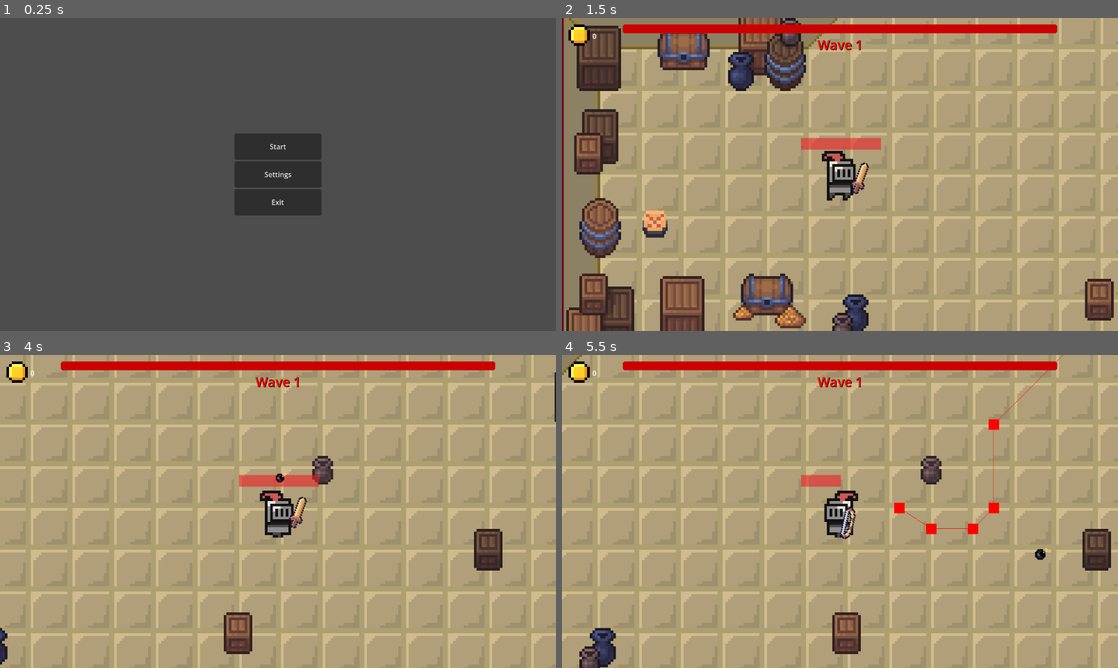
Above: before the commit, frames 1-4 (two rows, left to right).
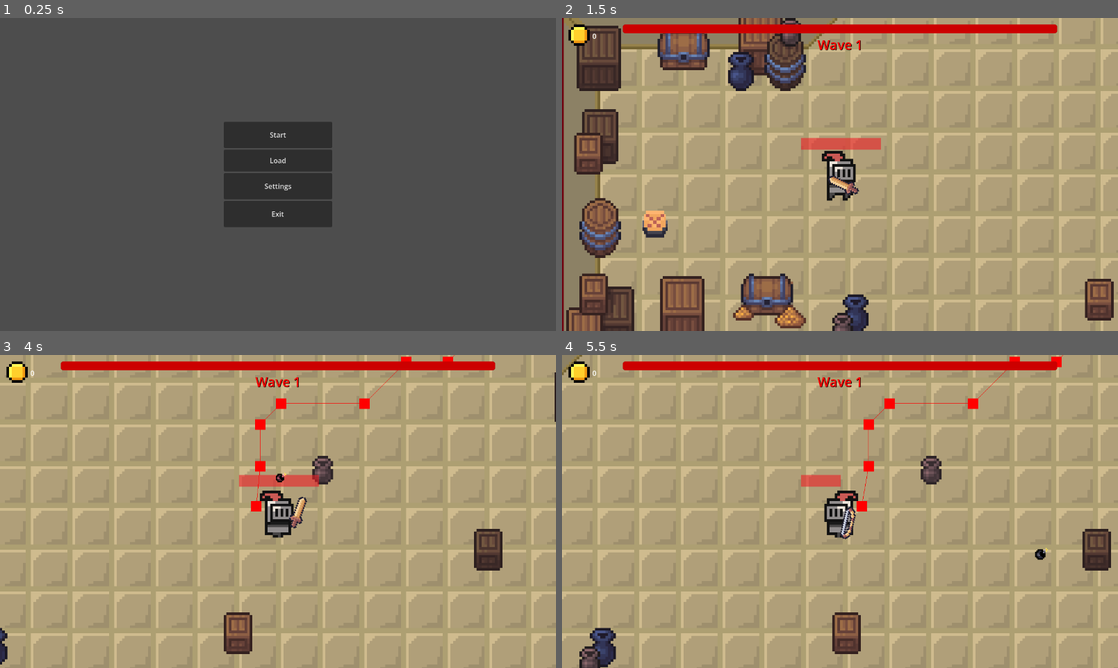
Above: after the commit, the same moments.

Repository: DavydGladius/Gladiator
Game: Godot game, scene res://Scenes/main_menu.tscn
The game is run twice, just before and just after one commit, with the same random seed, the same clock (stepped at 60 frames per second) and the same inputs. Sound files missing from this copy of the repository are replaced by a short silence.
Inputs (mouse positions are in pixels of both pictures, inside the frame that each line leads up to):
- Up to frame 1 (0.25 s): no input
- Up to frame 2 (1.5 s): click (840, 161) at 0.5 s, where only the run after the commit has a clickable "Load"; click (840, 146) at 1.25 s, where only the run before the commit has a clickable "Start"
- Up to frame 3 (4 s): tap Enter at 2 s; move the mouse to (400, 495) at 2.02 s; hold D (right) 2.03-2.75 s; tap E (bomb) at 2.1, 3.6 s; click (400, 495) at 2.17 s; drag from (166, 527) to (305, 486) at 2.77 s; move the mouse to (333, 442) at 3.52 s; hold D (right) from 3.53 s (still down)
- Up to frame 4 (5.5 s): release D (right) at 4.25 s; drag from (812, 574) to (773, 477) at 4.27 s; tap Space at 5 s; move the mouse to (1006, 558) at 5.02 s; hold A (left) from 5.03 s (still down); tap 2 (weapon2) at 5.1 s; tap E (bomb) at 5.3 s

The runs differ from the first frame. In frame 1, 2.8% of the frame differs, in the area x 40-60%, y 33-67%; in frame 2, 0.3%; in frame 3, 0.5%; in frame 4, 0.9%.

Commit message:
Save Function
Saves the player stats and current wave lvl
Restarts the wave after loading

Diff:
--- a/Scenes/DeathScreen.tscn
+++ b/Scenes/DeathScreen.tscn
@@ -47,6 +47,12 @@
 layout_mode = 2
 text = "Continue The Battle?"
 
+[node name="Load" type="Button" parent="VBoxContainer" unique_id=459756369]
+custom_minimum_size = Vector2(250, 50)
+layout_mode = 2
+size_flags_horizontal = 4
+text = "Load"
+
 [node name="EndButton" type="Button" parent="VBoxContainer" unique_id=815436029]
 custom_minimum_size = Vector2(250, 50)
 layout_mode = 2
@@ -57,4 +63,5 @@
 bus = &"Music"
 
 [connection signal="pressed" from="VBoxContainer/ContinueButton" to="." method="_on_continue_button_pressed"]
+[connection signal="pressed" from="VBoxContainer/Load" to="." method="_on_load_pressed"]
 [connection signal="pressed" from="VBoxContainer/EndButton" to="." method="_on_end_button_pressed"]
--- a/Scenes/main_menu.tscn
+++ b/Scenes/main_menu.tscn
@@ -2,8 +2,7 @@
 
 [ext_resource type="Script" uid="uid://l2cvnr2pxmkl" path="res://scripts/ui/main_menu.gd" id="1_06t4h"]
 [ext_resource type="AudioStream" uid="uid://brko6qo68wyl" path="res://assets/music/Main_menu_music.mp3" id="2_48xlc"]
-[ext_resource type="PackedScene" uid="uid://dwlbir8xdtjic" path="res://scenes/SettingsWindow.tscn" id="3_1ehe0"]
-
+[ext_resource type="PackedScene" uid="uid://dwlbir8xdtjic" path="res://Scenes/SettingsWindow.tscn" id="3_1ehe0"]
 
 [node name="MainMenu" type="Control" unique_id=1198453827]
 layout_mode = 3
@@ -36,6 +35,12 @@
 text = "Start
 "
 
+[node name="Load" type="Button" parent="MainButtons" unique_id=1634041313]
+custom_minimum_size = Vector2(250, 50)
+layout_mode = 2
+size_flags_horizontal = 4
+text = "Load"
+
 [node name="Settings" type="Button" parent="MainButtons" unique_id=1129542298]
 custom_minimum_size = Vector2(200, 60)
 layout_mode = 2
@@ -57,5 +62,6 @@
 layout_mode = 1
 
 [connection signal="pressed" from="MainButtons/Start" to="." method="_on_start_pressed"]
+[connection signal="pressed" from="MainButtons/Load" to="." method="_on_load_pressed"]
 [connection signal="pressed" from="MainButtons/Settings" to="." method="_on_settings_pressed"]
 [connection signal="pressed" from="MainButtons/Exit" to="." method="_on_exit_pressed"]
--- a/Scenes/pause_menu.tscn
+++ b/Scenes/pause_menu.tscn
@@ -2,8 +2,7 @@
 
 [ext_resource type="Script" uid="uid://dok70flmri7c1" path="res://scripts/ui/pause_menu.gd" id="1_hdmo1"]
 [ext_resource type="AudioStream" uid="uid://cdafqidqipuu7" path="res://assets/music/Pause_menu_music.mp3" id="2_k0w1u"]
-[ext_resource type="PackedScene" uid="uid://dwlbir8xdtjic" path="res://scenes/SettingsWindow.tscn" id="3_1och7"]
-
+[ext_resource type="PackedScene" uid="uid://dwlbir8xdtjic" path="res://Scenes/SettingsWindow.tscn" id="3_1och7"]
 
 [node name="PauseMenu" type="Control" unique_id=1387866459]
 process_mode = 3
@@ -46,6 +45,19 @@
 text = "Continue
 "
 
+[node name="Save" type="Button" parent="Panel/VBoxContainer" unique_id=400769106]
+custom_minimum_size = Vector2(250, 50)
+layout_mode = 2
+size_flags_horizontal = 4
+text = "Save
+"
+
+[node name="Load" type="Button" parent="Panel/VBoxContainer" unique_id=1318362635]
+custom_minimum_size = Vector2(250, 50)
+layout_mode = 2
+size_flags_horizontal = 4
+text = "Load"
+
 [node name="Settings" type="Button" parent="Panel/VBoxContainer" unique_id=2097545268]
 custom_minimum_size = Vector2(250, 50)
 layout_mode = 2
@@ -72,9 +84,12 @@
 parameters/looping = true
 
 [node name="Settings" parent="." unique_id=1258985486 instance=ExtResource("3_1och7")]
+visible = false
 layout_mode = 1
 
 [connection signal="pressed" from="Panel/VBoxContainer/Continue" to="." method="_on_continue_pressed"]
+[connection signal="pressed" from="Panel/VBoxContainer/Save" to="." method="_on_save_pressed"]
+[connection signal="pressed" from="Panel/VBoxContainer/Load" to="." method="_on_load_pressed"]
 [connection signal="pressed" from="Panel/VBoxContainer/Settings" to="." method="_on_settings_pressed"]
 [connection signal="pressed" from="Panel/VBoxContainer/Main Menu" to="." method="_on_main_menu_pressed"]
 [connection signal="pressed" from="Panel/VBoxContainer/Exit" to="." method="_on_exit_pressed"]
--- a/Scenes/world.tscn
+++ b/Scenes/world.tscn
@@ -2,18 +2,31 @@
 
 [ext_resource type="PackedScene" uid="uid://b58nylm61ilk6" path="res://characters/Player/player.tscn" id="1_5a7ea"]
 [ext_resource type="Texture2D" uid="uid://csqkd7bq2a4ia" path="res://assets/sprites/Tile_set.png" id="2_8j60k"]
-[ext_resource type="PackedScene" uid="uid://cs442jdq73nug" path="res://scenes/bomb.tscn" id="2_o8fc1"]
+[ext_resource type="PackedScene" uid="uid://cs442jdq73nug" path="res://Scenes/bomb.tscn" id="2_o8fc1"]
 [ext_resource type="Script" uid="uid://dakhtqbsv4ew4" path="res://scripts/base/tile_map_layer.gd" id="3_0fj1v"]
 [ext_resource type="AudioStream" uid="uid://sq4474mfi0rs" path="res://assets/music/Main_Game_music.mp3" id="3_fo5ed"]
-[ext_resource type="PackedScene" uid="uid://dwcdhfo5l11ky" path="res://scenes/pause_menu.tscn" id="5_fo5ed"]
-[ext_resource type="PackedScene" uid="uid://8o77tfy45one" path="res://scenes/SpikeTrap.tscn" id="6_5ukr8"]
-[ext_resource type="PackedScene" uid="uid://bjqppn4mkfv0u" path="res://scenes/DeathScreen.tscn" id="6_5v1tr"]
+[ext_resource type="PackedScene" uid="uid://dwcdhfo5l11ky" path="res://Scenes/pause_menu.tscn" id="5_fo5ed"]
+[ext_resource type="PackedScene" uid="uid://8o77tfy45one" path="res://Scenes/SpikeTrap.tscn" id="6_5ukr8"]
+[ext_resource type="PackedScene" uid="uid://bjqppn4mkfv0u" path="res://Scenes/DeathScreen.tscn" id="6_5v1tr"]
 [ext_resource type="Texture2D" uid="uid://daqab7s05efh1" path="res://assets/sprites/Objects.png" id="7_i7141"]
-[ext_resource type="PackedScene" uid="uid://bsap7cj843fnq" path="res://scenes/Pressure_plate.tscn" id="8_0fj1v"]
-[ext_resource type="PackedScene" uid="uid://dvebj24gpudja" path="res://scenes/wave_manager.tscn" id="8_k7acu"]
-[ext_resource type="PackedScene" uid="uid://dsf4jkb7yc4ng" path="res://scenes/shop_scene.tscn" id="12_7yui6"]
+[ext_resource type="PackedScene" uid="uid://bsap7cj843fnq" path="res://Scenes/Pressure_plate.tscn" id="8_0fj1v"]
+[ext_resource type="PackedScene" uid="uid://dvebj24gpudja" path="res://Scenes/wave_manager.tscn" id="8_k7acu"]
+[ext_resource type="PackedScene" uid="uid://dsf4jkb7yc4ng" path="res://Scenes/shop_scene.tscn" id="12_7yui6"]
 [ext_resource type="Script" uid="uid://68xdisc1h2mi" path="res://scripts/object/safe_area.gd" id="13_c5t2i"]
-[ext_resource type="PackedScene" uid="uid://crebakb7y7qcy" path="res://scenes/Spawn_gate.tscn" id="13_e0ngr"]
+[ext_resource type="PackedScene" uid="uid://crebakb7y7qcy" path="res://Scenes/Spawn_gate.tscn" id="13_e0ngr"]
+
+[sub_resource type="GDScript" id="GDScript_e0ngr"]
+script/source = "extends Node2D
+
+
+# Called when the node enters the scene tree for the first time.
+func _ready() -> void:
+	if Global.load_save:
+		var player = $Player
+		var wavemanager = $WaveManager
+		player.load_player_data()
+		wavemanager.first_load_wave_data()
+"
 
 [sub_resource type="NavigationPolygon" id="NavigationPolygon_5v1tr"]
 vertices = PackedVector2Array(8, 8, -8, 8, -8, -8, 8, -8)
@@ -246,6 +259,7 @@
 sources/0 = SubResource("TileSetAtlasSource_q5onr")
 
 [node name="World" type="Node2D" unique_id=1100636974]
+script = SubResource("GDScript_e0ngr")
 
 [node name="Player" parent="." unique_id=1217288821 instance=ExtResource("1_5a7ea")]
 z_index = 3
--- a/project.godot
+++ b/project.godot
@@ -27,6 +27,7 @@
 
 AudioManager="*uid://dkhos7tue5yqq"
 SettingsData="*uid://dtpxklf538xgy"
+Global="*uid://d1qeaar6ak4p8"
 
 [display]
 
--- /dev/null
+++ b/scripts/base/Global.gd
@@ -0,0 +1,3 @@
+extends Node
+
+var load_save = false
--- a/scripts/player/Player.gd
+++ b/scripts/player/Player.gd
@@ -3,6 +3,9 @@
 var coincount: int = 0
 @onready var footstep_audio = $FootstepPlayer
 @onready var total_coins = $CanvasLayer/TextureRect/Label
+
+var save_path = "user://playerfile.save" #saved in Appdata/Roaming/Godot/...
+@onready var spawnpos = $".".global_position
 
 @onready var sword = $BasicSword
 @onready var bow = $BasicBow
@@ -120,3 +123,23 @@
 	if area.is_in_group("coin"):
 		coincount += area.collect()
 		total_coins.text = str(coincount)
+
+func save_player_data():
+	var file = FileAccess.open(save_path, FileAccess.WRITE)
+	print(OS.get_data_dir())
+	file.store_var(damage_multiplier)
+	file.store_var(speed_multiplier)
+	file.store_var(health_bonus)
+	file.store_var(current_health)
+	file.store_var(coincount)
+
+func load_player_data():
+	if FileAccess.file_exists(save_path):
+		var file = FileAccess.open(save_path, FileAccess.READ)
+		damage_multiplier = file.get_var()
+		speed_multiplier = file.get_var()
+		health_bonus = file.get_var()
+		current_health = file.get_var()
+		coincount = file.get_var()
+		total_coins.text = str(coincount)
+		global_position = spawnpos
--- a/scripts/ui/death_screen.gd
+++ b/scripts/ui/death_screen.gd
@@ -1,4 +1,7 @@
 extends Control
+
+@onready var player = $"../../Player"
+@onready var wavemanager = $"../../WaveManager"
 
 func _ready():
 	process_mode = Node.PROCESS_MODE_ALWAYS
@@ -41,3 +44,15 @@
 	AudioManager.play_click()
 	await get_tree().create_timer(0.1).timeout
 	get_tree().quit()
+
+
+func _on_load_pressed() -> void:
+	AudioManager.play_click()
+	get_tree().paused = false
+	hide()
+	if player:
+		player.is_dead = false
+		player.set_physics_process(true)
+		player.load_player_data()
+	if $AudioStreamPlayer: $AudioStreamPlayer.stop()
+	wavemanager.load_wave_data()
--- a/scripts/ui/main_menu.gd
+++ b/scripts/ui/main_menu.gd
@@ -8,6 +8,7 @@
 	settings.visible = false
 
 func _on_start_pressed() -> void:
+	Global.load_save = false
 	AudioManager.play_click()
 	get_tree().change_scene_to_file("res://Scenes/world.tscn")
 
@@ -30,3 +31,9 @@
 func _on_back_settings_pressed() -> void:
 	AudioManager.play_click()
 	_ready()
+
+
+func _on_load_pressed() -> void:
+	Global.load_save = true
+	AudioManager.play_click()
+	get_tree().change_scene_to_file("res://Scenes/world.tscn")
--- a/scripts/ui/pause_menu.gd
+++ b/scripts/ui/pause_menu.gd
@@ -2,6 +2,8 @@
 
 @onready var pause_panel = $Panel
 @onready var settings_panel = $Settings
+@onready var player = $"../../Player"
+@onready var wavemanager = $"../../WaveManager"
 
 func _ready():
 	visible = false
@@ -63,3 +65,13 @@
 
 func _process(_delta):
 	testEsc()
+
+
+func _on_save_pressed() -> void:
+	player.save_player_data()
+	wavemanager.save_wave_data()
+
+
+func _on_load_pressed() -> void:
+	player.load_player_data()
+	wavemanager.load_wave_data()
--- a/scripts/wave_manager.gd
+++ b/scripts/wave_manager.gd
@@ -14,6 +14,8 @@
 var grace_timer: Timer
 var progress_bar: ProgressBar
 var wave_label: Label
+var save_path = "user://wavefile.save" #saved in Appdata/Roaming/Godot/...
+
 signal wave_started(wave_number: int)
 
 
@@ -151,3 +153,19 @@
 	# Progress bar atvaizdavimas Grace Period metu
 	if not grace_timer.is_stopped() and progress_bar:
 		progress_bar.value = grace_timer.time_left
+
+
+func save_wave_data():
+	var file = FileAccess.open(save_path, FileAccess.WRITE)
+	file.store_var(current_wavelvl)
+
+func load_wave_data():
+	if FileAccess.file_exists(save_path):
+		var file = FileAccess.open(save_path, FileAccess.READ)
+		current_wavelvl = file.get_var(current_wavelvl)
+		restart_current_wave()
+
+func first_load_wave_data():
+	if FileAccess.file_exists(save_path):
+		var file = FileAccess.open(save_path, FileAccess.READ)
+		current_wavelvl = file.get_var(current_wavelvl)-1
Not shown, added: scripts/base/Global.gd.uid
